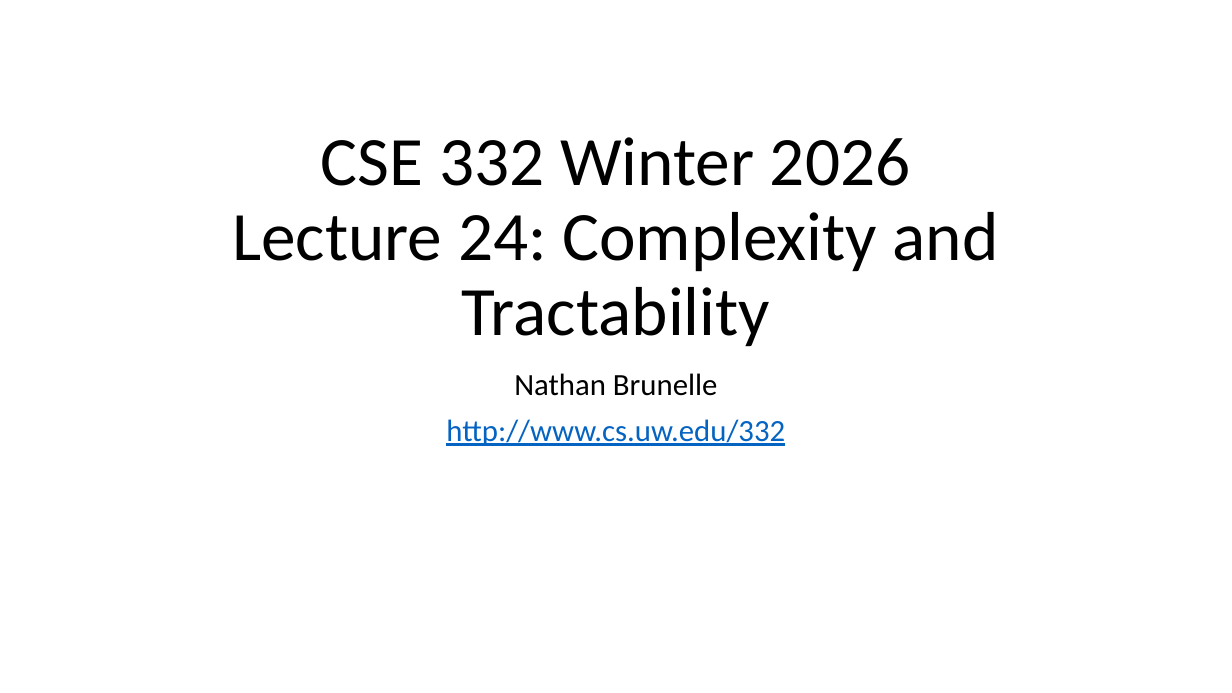
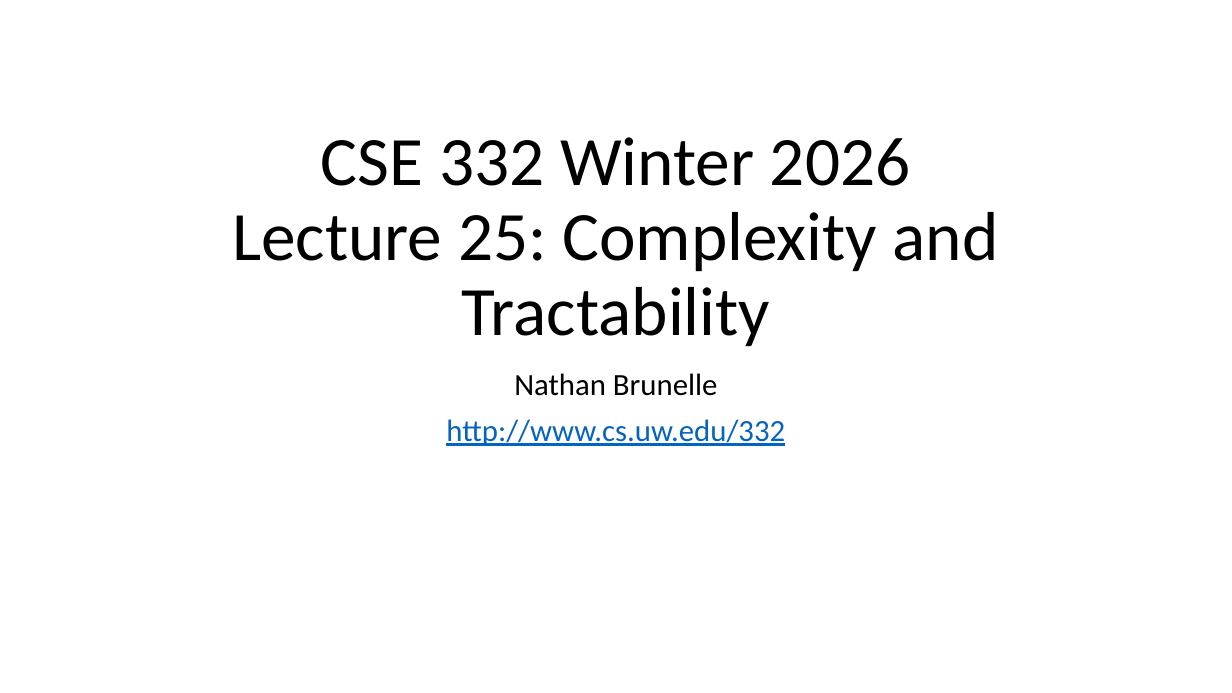
Before and after one commit to natebrunelle/cse332, a slide deck: slide 1 of markdown/files/slides/lecture25_complexity.pptx. Drawn at 1232x693 pixels with LibreOffice and Linux fonts; fonts in the diff are those of the drawing. Boxes give left, top, right and bottom in pixels: in the first picture for what was removed or moved away, otherwise in the second. Text is boxed around its words. In the diff, an @@ line names an element or a change of style, - is before the commit and + after.

```diff
--- a/markdown/files/slides/lecture25_complexity.pptx
+++ b/markdown/files/slides/lecture25_complexity.pptx
@@ title at bbox=[232, 137, 999, 347]: text changed @@
-CSE 332 Winter 2026
-Lecture 24: Complexity and Tractability
+CSE 332 Winter 2026
+Lecture 25: Complexity and Tractability
```
Also in this commit, not shown: 8 other files.
